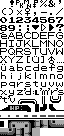
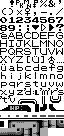
Layers edited between the first and the second w=64, h=136 image:
painted on "Background" over [0, 120, 63, 136]
